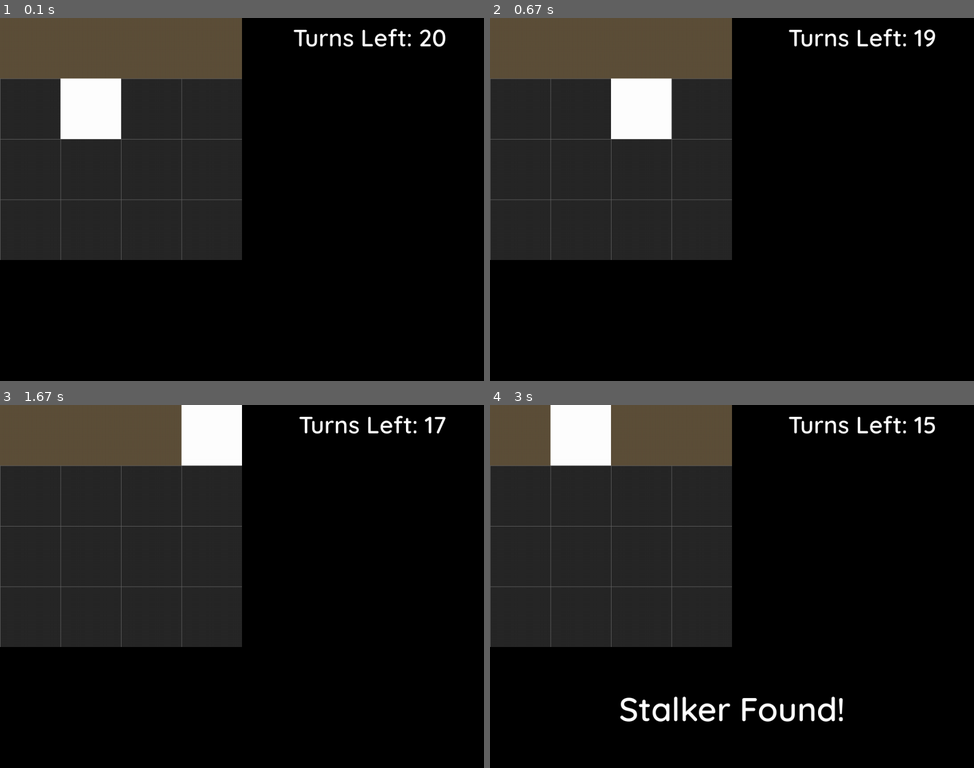
Above: before the commit, frames 1-4 (two rows, left to right).
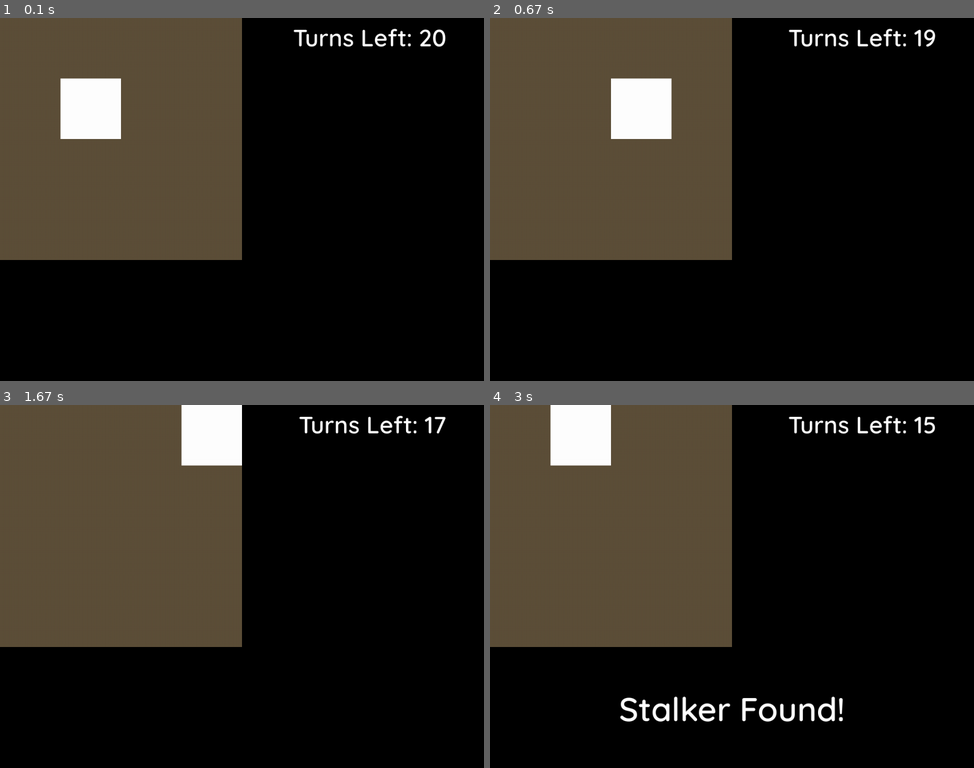
Above: after the commit, the same moments.

Repository: WyattSt/group-2
Game: pygame game, started from Invisible Stalker Improved/main.py
The game is run twice, just before and just after one commit, with the same random seed, the same clock (stepped at 60 frames per second) and the same inputs.
Inputs:
- Up to frame 1 (0.1 s): no input
- Up to frame 2 (0.67 s): hold D from 0.33 s (still down)
- Up to frame 3 (1.67 s): release D at 0.8 s; hold W 0.83-1.13 s; hold D 1.17-1.63 s
- Up to frame 4 (3 s): hold A 1.67-2.2 s

The runs differ from the first frame. In frame 1, 23% of the frame differs, in the area x 0-50%, y 16-67%; in frame 2, 23%; in frame 3, 25%; in frame 4, 25%.

Commit message:
Added directional audio, you can now hear if there stalker is above you, below you, to the left of you, or to the right of you

Diff:
--- a/Invisible Stalker Improved/main.py
+++ b/Invisible Stalker Improved/main.py
@@ -55,7 +55,7 @@
     def new(self):
         self.all_sprites = pg.sprite.Group()
         self.walls = pg.sprite.Group()
-        self.grass_tiles = pg.sprite.Group()
+        self.wood_tiles = pg.sprite.Group()
         self.stalker = Stalker(self, random.choice([i for i in range(0,4) if i not in[1]]) , random.choice([i for i in range(0,4) if i not in [1]]))
 
         # BOUNDARIES
@@ -79,11 +79,13 @@
             for y in range(0, 6):
                 Wall(self, x, y)
 
-        # GRASS PLACEMENT
+        # WOOD PLACEMENT
         for x in range(0, 4):
-            Grass(self, x, 0)
+            for y in range(0, 4):
+                Wood(self, x ,y)
 
         self.player = Player(self, 1, 1)
+        #self.stalker = Stalker(self, random.choice([i for i in range(0,4) if i not in[1]]) , random.choice([i for i in range(0,4) if i not in [1]]))
 
 
 
@@ -103,12 +105,29 @@
 
     def update(self):
         self.all_sprites.update()
-        # Stalker touches grass
+
+        # Stalker touches wood, plays sound according to direction
+
         global play_sound
-        if self.stalker.grass_detection() == True and play_sound == True:
-            self.effects_sounds['woodabove'].play()
-            play_sound = False
+        if self.stalker.wood_detection() == True and play_sound == True:
+            if (self.stalker.y == self.player.y - 1) and (self.stalker.x == self.player.x):
+                self.effects_sounds['woodabove'].play()
+                play_sound = False
 
+        if self.stalker.wood_detection() == True and play_sound == True:
+            if (self.stalker.y == self.player.y) and (self.stalker.x + 1 == self.player.x):
+                self.effects_sounds['woodleft'].play()
+                play_sound = False
+
+        if self.stalker.wood_detection() == True and play_sound == True:
+            if (self.stalker.y == self.player.y) and (self.stalker.x - 1 == self.player.x):
+                self.effects_sounds['woodright'].play()
+                play_sound = False
+
+        if self.stalker.wood_detection() == True and play_sound == True:
+            if (self.stalker.y == self.player.y + 1) and (self.stalker.x == self.player.x):
+                self.effects_sounds['woodbehind'].play()
+                play_sound = False
 
 
     # Draws a grid to help show tiles
@@ -153,14 +172,17 @@
                         self.player.move(dx = 1)
                         self.stalker.move(dx = random.choice([-1, 1]))
                         turn += -1
+                        play_sound = True
                     if event.key == pg.K_w:
                         self.player.move(dy = -1)
                         self.stalker.move(dy = random.choice([-1, 1]))
                         turn += -1
+                        play_sound = True
                     if event.key == pg.K_s:
                         self.player.move(dy = 1)
                         self.stalker.move(dx = random.choice([-1, 1]))
                         turn += -1
+                        play_sound = True
 
 
 # Start the game
--- a/Invisible Stalker Improved/settings.py
+++ b/Invisible Stalker Improved/settings.py
@@ -28,4 +28,5 @@
 
 # Audio
 BG_MUSIC = 'rats.ogg'
-EFFECTS_SOUNDS = {'woodabove': 'woodabove.wav'}
+EFFECTS_SOUNDS = {'woodabove': 'woodabove.wav', 'woodleft': 'woodleft.wav',
+                  'woodright': 'woodright.wav', 'woodbehind': 'woodbehind.wav'}
--- a/Invisible Stalker Improved/sprites.py
+++ b/Invisible Stalker Improved/sprites.py
@@ -51,9 +51,9 @@
                 return True
         return False
 
-    def grass_detection(self, dx = 0, dy = 0):
-        for grass in self.game.grass_tiles:
-            if grass.x == self.x and grass.y == self.y:
+    def wood_detection(self, dx = 0, dy = 0):
+        for wood in self.game.wood_tiles:
+            if wood.x == self.x and wood.y == self.y:
                 return True
         False
 
@@ -68,9 +68,6 @@
             self.x += dx
             self.y += dy
 
-        if self.grass_detection(dx, dy):
-            #self.effects_sound['woodabove'].play()
-            pass
 
 
 # Defines what a wall is
@@ -87,9 +84,9 @@
         self.rect.x = x * TILESIZE
         self.rect.y = y * TILESIZE
 
-class Grass(pg.sprite.Sprite):
+class Wood(pg.sprite.Sprite):
     def __init__(self, game, x, y):
-        self.groups = game.all_sprites, game.grass_tiles
+        self.groups = game.all_sprites, game.wood_tiles
         pg.sprite.Sprite.__init__(self, self.groups)
         self.game = game
         self.image = pg.Surface((TILESIZE, TILESIZE))
Not shown, added: Invisible Stalker Improved/snd/woodbehind.wav
Not shown, added: Invisible Stalker Improved/snd/woodleft.wav
Not shown, added: Invisible Stalker Improved/snd/woodright.wav
